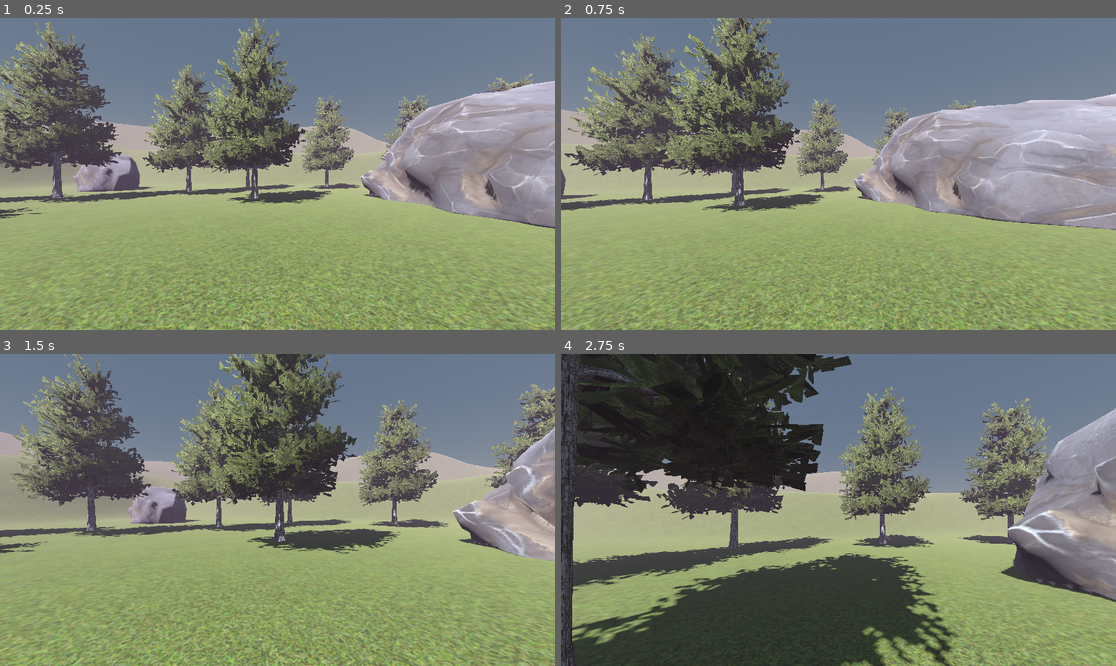
Above: before the commit, frames 1-4 (two rows, left to right).
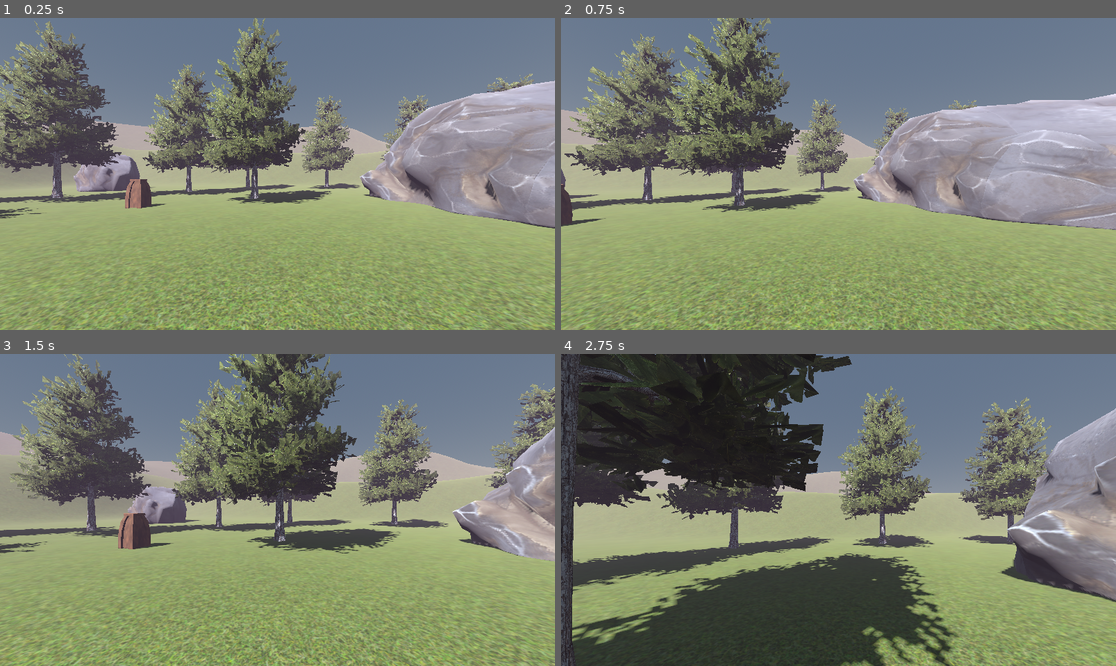
Above: after the commit, the same moments.

Repository: Nordtwig/vagabond
Game: Godot game, scene res://main.tscn
The game is run twice, just before and just after one commit, with the same random seed, the same clock (stepped at 60 frames per second) and the same inputs.
Inputs (mouse positions are in pixels of both pictures, inside the frame that each line leads up to):
- Up to frame 1 (0.25 s): no input
- Up to frame 2 (0.75 s): tap Enter at 0.5 s; move the mouse to (866, 174) at 0.52 s; hold W (move_forward) from 0.53 s (still down); tap E (interact) at 0.6 s
- Up to frame 3 (1.5 s): keep holding W (move_forward); tap Space (jump) at 0.77 s; move the mouse to (249, 510) at 1.27 s; tap E (interact) at 1.35 s
- Up to frame 4 (2.75 s): keep holding W (move_forward); tap Space (jump) at 1.52 s; move the mouse to (849, 503) at 2.02 s; hold Shift (sprint) from 2.03 s (still down); tap E (interact) at 2.3 s

The runs differ from the first frame. In frame 1, 0.4% of the frame differs, in the area x 22-30%, y 51-62%; in frame 2, 0.2%; in frame 3, 0.6%, in the area x 21-32%, y 51-63%; in frame 4, nothing differs.

Commit message:
add interactioncontroller and pedestals

Diff:
--- /dev/null
+++ b/Models/pedestal.gd
@@ -0,0 +1,8 @@
+extends InteractableObject
+
+@onready var light_bulb: Node3D = get_node("LightBulb")
+
+
+func interact() -> void:
+	light_bulb.visible = true
+	can_interact_with = false
--- /dev/null
+++ b/interactable_object.gd
@@ -0,0 +1,9 @@
+class_name InteractableObject
+extends Node3D
+
+@export var interact_prompt: String
+@export var can_interact_with: bool = true
+
+
+func interact():
+	print("Override this function")
--- /dev/null
+++ b/interaction_controller.gd
@@ -0,0 +1,17 @@
+extends RayCast3D
+
+
+@onready var _interact_prompt_label: Label = get_node("InteractionPrompt")
+
+func _process(delta) -> void:
+	var object = get_collider()
+	_interact_prompt_label.text = ""
+
+	if object and object is InteractableObject:
+		if !object.can_interact_with:
+			return
+
+		_interact_prompt_label.text = "[E] " + object.interact_prompt
+
+		if Input.is_action_just_pressed("interact"):
+			object.interact()
--- a/main.tscn
+++ b/main.tscn
@@ -1,10 +1,11 @@
-[gd_scene load_steps=10 format=3 uid="uid://b4vtwuixdeijq"]
+[gd_scene load_steps=11 format=3 uid="uid://b4vtwuixdeijq"]
 
 [ext_resource type="Material" uid="uid://drm3clvqpis42" path="res://Models/TerrainMaterial.tres" id="1_g04fn"]
 [ext_resource type="ArrayMesh" uid="uid://cndcxj6gf0smr" path="res://Models/Terrain.obj" id="2_2alh7"]
 [ext_resource type="PackedScene" uid="uid://cfr7h8g71lsm2" path="res://Models/Tree.tscn" id="3_3wygv"]
 [ext_resource type="PackedScene" uid="uid://dwxdl6tkvd55k" path="res://Models/Rock_0/Rock.tscn" id="4_rwc84"]
 [ext_resource type="PackedScene" uid="uid://io53jh1nyvgp" path="res://player.tscn" id="5_oanwe"]
+[ext_resource type="PackedScene" uid="uid://dut3gyo4e7qbo" path="res://pedestal.tscn" id="6_40mbw"]
 
 [sub_resource type="ProceduralSkyMaterial" id="ProceduralSkyMaterial_0avs4"]
 
@@ -118,3 +119,6 @@
 shape = SubResource("ConcavePolygonShape3D_fnea3")
 
 [node name="Player" parent="." instance=ExtResource("5_oanwe")]
+
+[node name="Pedestal" parent="." instance=ExtResource("6_40mbw")]
+transform = Transform3D(1, 0, 0, 0, 1, 0, 0, 0, 1, -6.29061, 0.00106478, -9.21375)
--- a/Models/Pedestal.tscn
+++ b/pedestal.tscn
@@ -1,6 +1,7 @@
-[gd_scene load_steps=6 format=3 uid="uid://dut3gyo4e7qbo"]
+[gd_scene load_steps=7 format=3 uid="uid://dut3gyo4e7qbo"]
 
 [ext_resource type="Material" uid="uid://disdcqmbkftbi" path="res://Models/Pedestal/PedestalMaterial.tres" id="1_44e5k"]
+[ext_resource type="Script" path="res://Models/pedestal.gd" id="1_jyqsf"]
 [ext_resource type="ArrayMesh" uid="uid://c1ldxdvsp4ywh" path="res://Models/Pedestal/Pedestal.obj" id="2_83v8d"]
 
 [sub_resource type="BoxShape3D" id="BoxShape3D_w0mig"]
@@ -15,6 +16,8 @@
 
 [node name="Pedestal" type="StaticBody3D"]
 transform = Transform3D(1, 0, 0, 0, 1, 0, 0, 0, 1, -4.90538, 0, -1.68467)
+script = ExtResource("1_jyqsf")
+interact_prompt = "Turn On"
 
 [node name="Model" type="MeshInstance3D" parent="."]
 transform = Transform3D(0.3, 0, 0, 0, 0.3, 0, 0, 0, 0.3, 0, 0, 0)
--- a/player.tscn
+++ b/player.tscn
@@ -1,10 +1,14 @@
-[gd_scene load_steps=3 format=3 uid="uid://io53jh1nyvgp"]
+[gd_scene load_steps=5 format=3 uid="uid://io53jh1nyvgp"]
 
 [ext_resource type="Script" path="res://player.gd" id="1_m48m1"]
+[ext_resource type="Script" path="res://interaction_controller.gd" id="2_qmo3u"]
 
 [sub_resource type="CapsuleShape3D" id="CapsuleShape3D_3ibau"]
 radius = 0.3
 height = 1.8
+
+[sub_resource type="LabelSettings" id="LabelSettings_g2b6v"]
+font_size = 20
 
 [node name="Player" type="CharacterBody3D"]
 script = ExtResource("1_m48m1")
@@ -16,3 +20,23 @@
 [node name="Camera3D" type="Camera3D" parent="."]
 transform = Transform3D(1, 0, 0, 0, 1, 0, 0, 0, 1, 0, 1.5, 0)
 current = true
+
+[node name="InteractionController" type="RayCast3D" parent="Camera3D"]
+target_position = Vector3(0, 0, -1.5)
+script = ExtResource("2_qmo3u")
+
+[node name="InteractionPrompt" type="Label" parent="Camera3D/InteractionController"]
+anchors_preset = 8
+anchor_left = 0.5
+anchor_top = 0.5
+anchor_right = 0.5
+anchor_bottom = 0.5
+offset_left = -20.0
+offset_top = -11.5
+offset_right = 20.0
+offset_bottom = 11.5
+grow_horizontal = 2
+grow_vertical = 2
+label_settings = SubResource("LabelSettings_g2b6v")
+horizontal_alignment = 1
+vertical_alignment = 1
